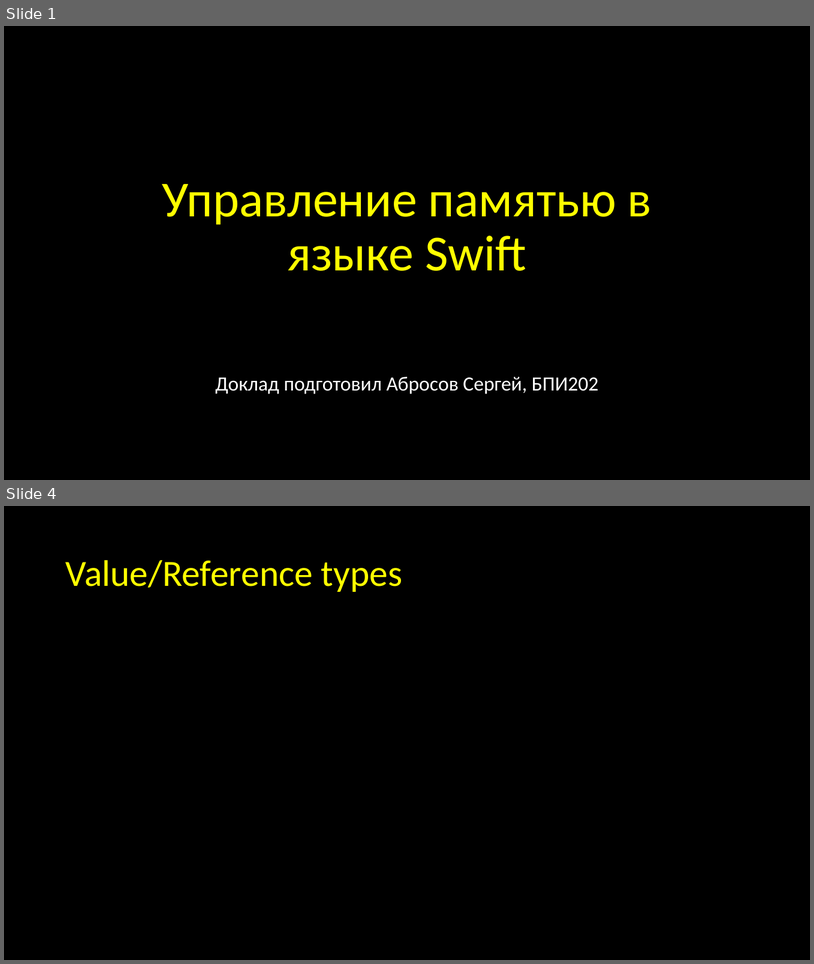
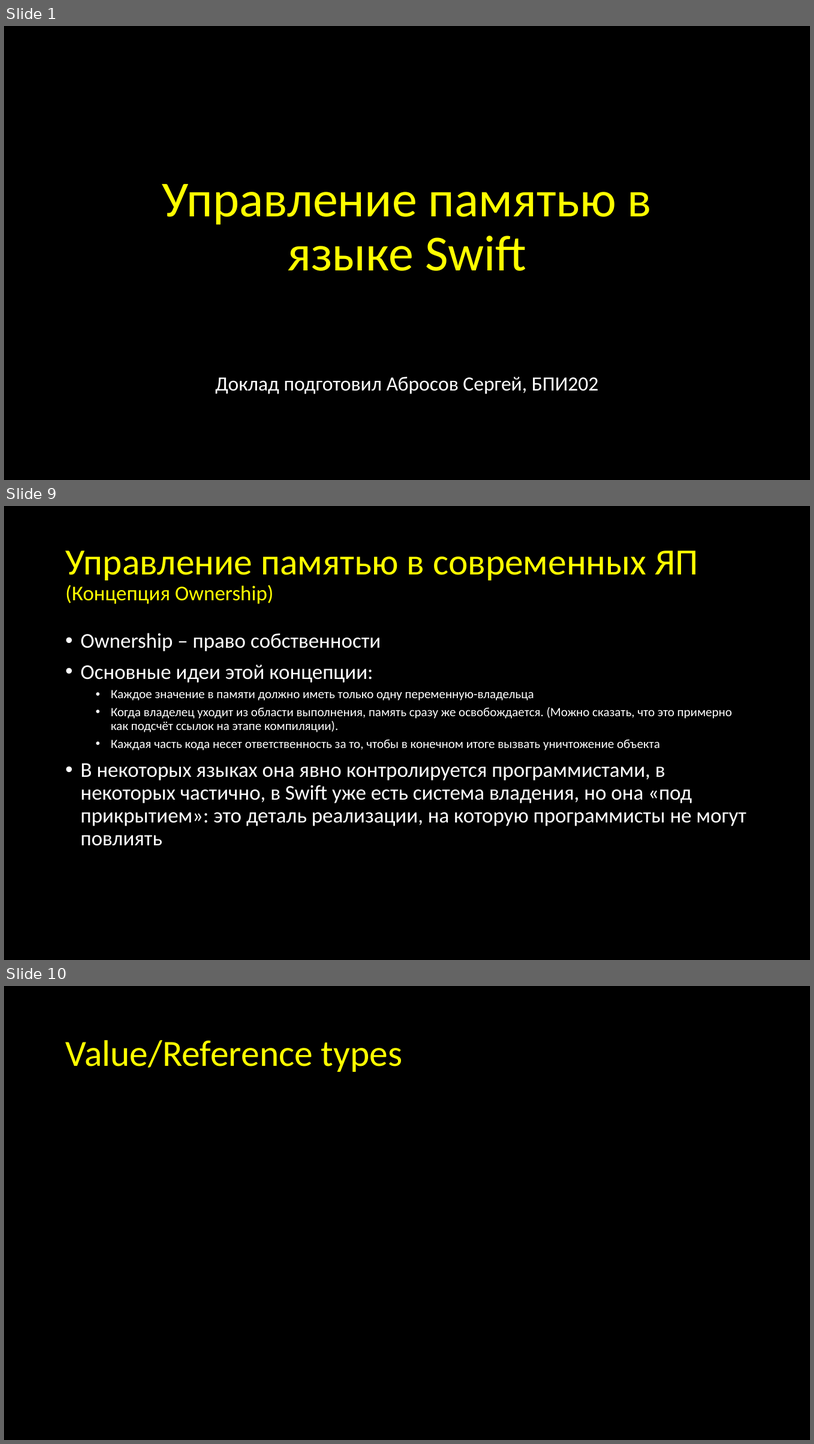
Before and after one commit to abrosov-sergey/HSE-iOS-KpV-2nd, a slide deck: 1st-presentation/Abrosov-1st-presentation.pptx. Shown one above the other, each under a label of ours: slides 1 and 4 before the commit, slides 1, 9 and 10 after it; the slides between them are not shown. The pictures are 814x964 and 814x1444 pixels, drawn with LibreOffice and Linux fonts; fonts in the diff are those of the drawing. Boxes give left, top, right and bottom in pixels: in the first picture for what was removed or moved away, otherwise in the second. Text is boxed around its words. In the diff, an @@ line names an element or a change of style, - is before the commit and + after.

```diff
--- a/1st-presentation/Abrosov-1st-presentation.pptx
+++ b/1st-presentation/Abrosov-1st-presentation.pptx
@@ slide 9 added at bbox=[4, 506, 810, 960], background #000000 @@
@@ title added at bbox=[65, 550, 698, 604], 44 pt, text #FFFF00 @@
+Управление памятью в современных ЯП
+(Концепция Ownership)
@@ text added at bbox=[81, 633, 747, 846], 15 pt, text #FFFFFF @@
+• Ownership – право собственности
+• Основные идеи этой концепции:
+  • Каждое значение в памяти должно иметь только одну переменную-владельца
+  • Когда владелец уходит из области выполнения, память сразу же освобождается. (Можно сказать, что это примерно как подсчёт ссылок на этапе компиляции).
+  • Каждая часть кода несет ответственность за то, чтобы в конечном итоге вызвать уничтожение объекта
+• В некоторых языках она явно контролируется программистами, в некоторых частично, в Swift уже есть система владения, но она «под прикрытием»: это деталь реализации, на которую программисты не могут повлиять
@@ what was slide 4 is now slide 10 @@
```
Also in this commit, not shown: 2 slides changed, 7 other slides added.
